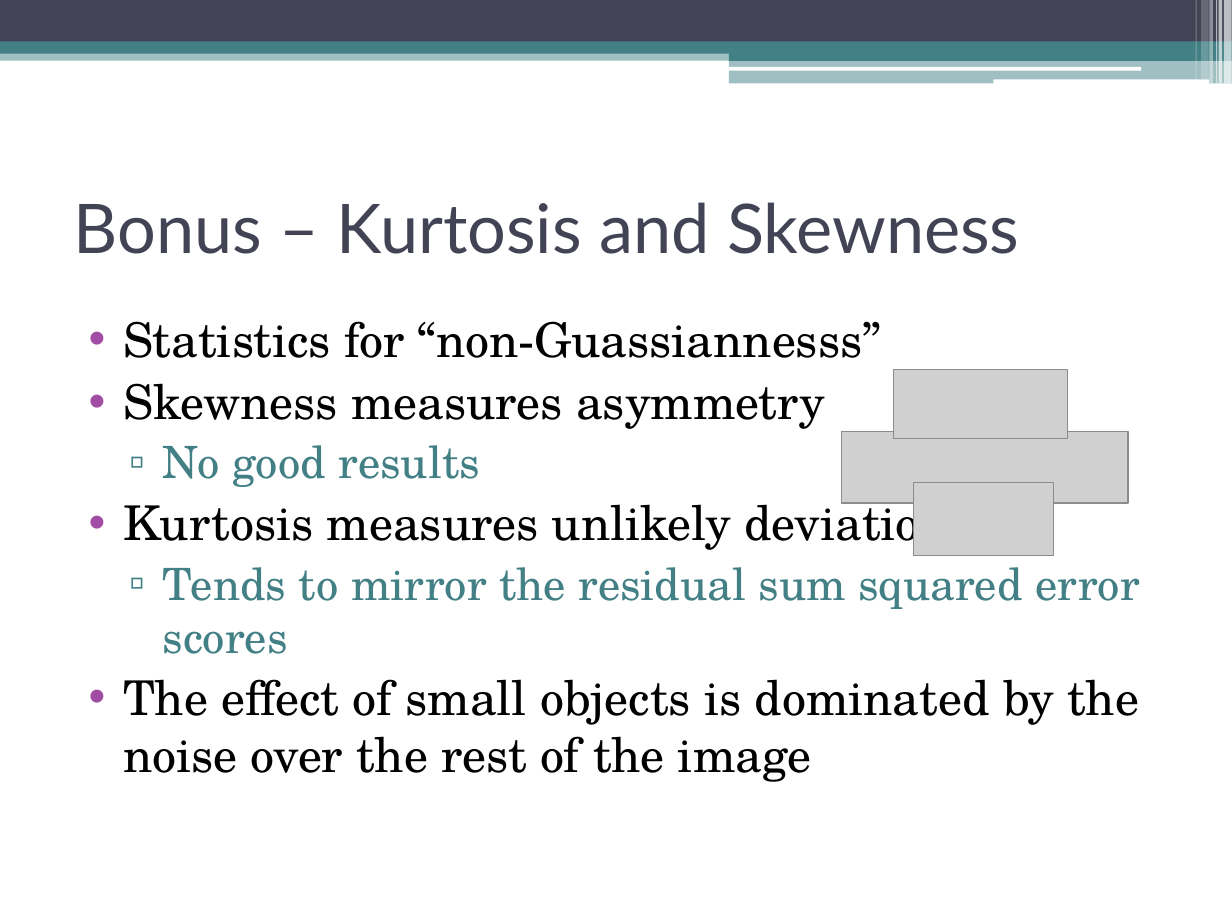
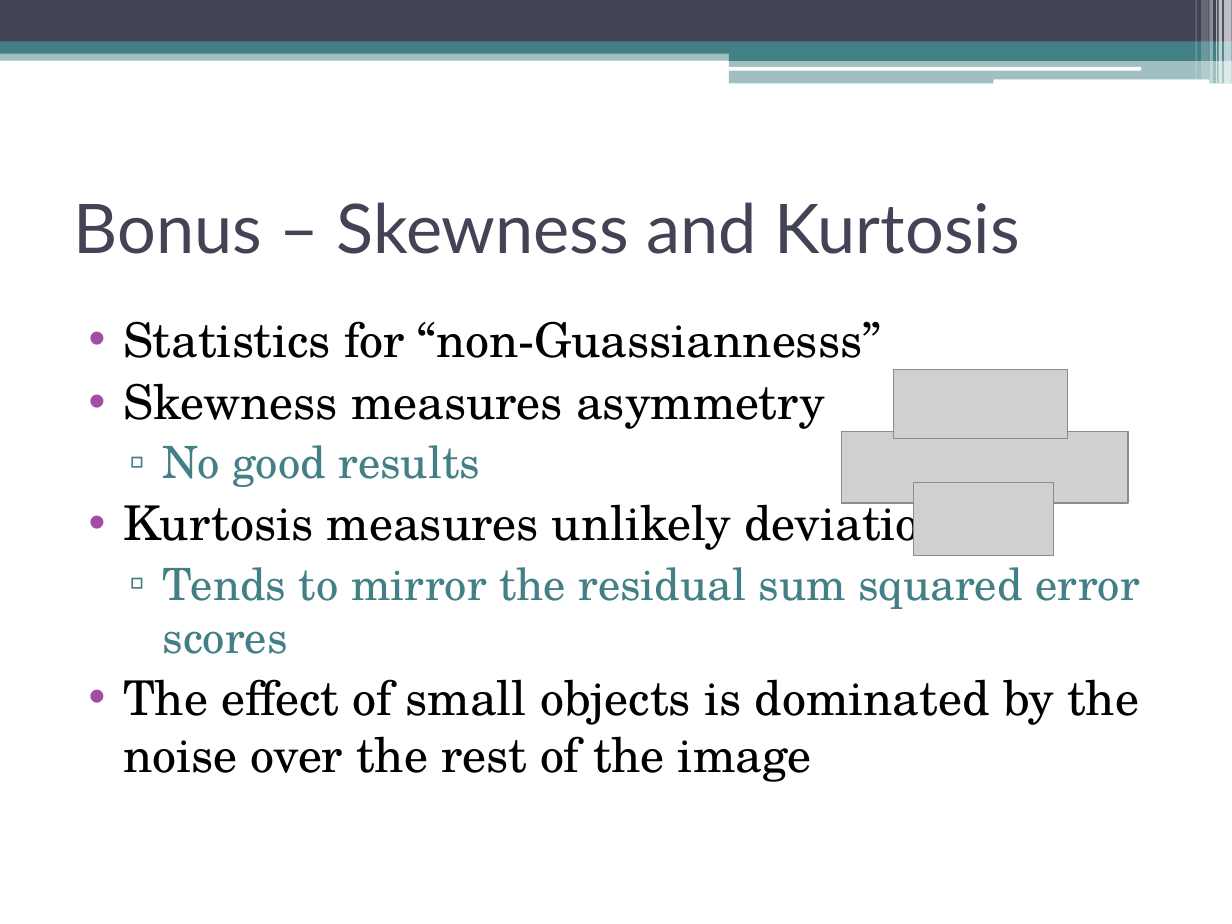
Before and after one commit to dyross/davidrossmastersproject, a slide deck: slide 37 of mastersProject/presentation/visualizationToolsForWebcams.pptx. Drawn at 1232x924 pixels with LibreOffice and Linux fonts; fonts in the diff are those of the drawing; grey boxes stand for pictures. Boxes give left, top, right and bottom in pixels: in the first picture for what was removed or moved away, otherwise in the second. Text is boxed around its words. In the diff, an @@ line names an element or a change of style, - is before the commit and + after.

```diff
--- a/mastersProject/presentation/visualizationToolsForWebcams.pptx
+++ b/mastersProject/presentation/visualizationToolsForWebcams.pptx
@@ title at (74, 202, 1019, 254): text changed @@
-Bonus – Kurtosis and Skewness
+Bonus – Skewness and Kurtosis
```
Also in this commit, not shown: 1 slide added, 1 slide removed, 38 other files.
